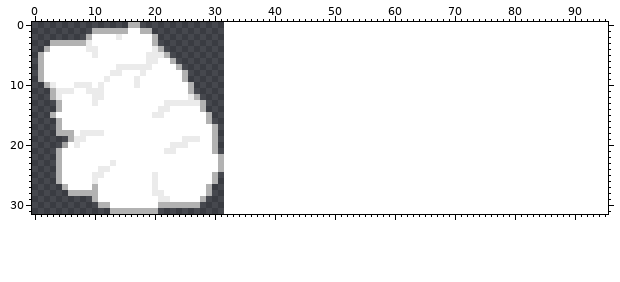
One commit to this pixel-art file: entities/morph/cloud.ase. Above is the file before it was changed.
32x32 pixels, 1 frame. The old version is drawn lined up with the new one, on the new canvas.
And afterwards:
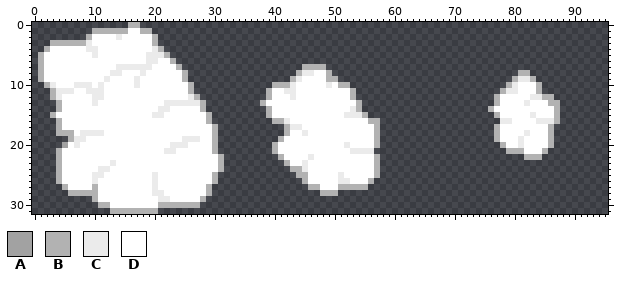
Palette (. is transparent): A #a2a2a2  B #b2b2b2  C #ebebeb  D #ffffff
Difference:
canvas 32x32 -> 96x32
y 7: x 45..48 .... -> BBBB
y 8: x 44..49 ...... -> BCCDDB; x 81..82 .. -> BB
y 9: x 43..50 ........ -> BCDDDDBB; x 80..83 .... -> BCCB
y 10: x 40..52 ............. -> BBBCDDDDDCDBB; x 79..84 ...... -> BCDDDB
y 11: x 39..53 ............... -> BDDCCDDDDDDDDDB; x 78..84 ....... -> BCCDDDB
y 12: x 39..53 ............... -> BDDDCDDDDDDDDDB; x 77..86 .......... -> BDDDDDCCBB
y 13: x 38..54 ................. -> BDDDDDDDDDDDDDDDB; x 77..87 ........... -> BDDDDCDDDBB
y 14: x 39..54 ................ -> BDDDDDDDDDDDDDCB; x 76..87 ............ -> BDDDDDDDDDDB
y 15: x 39..55 ................. -> BDDDDDDDDDDDDCCCB; x 77..87 ........... -> BDDDDDCDDDB
y 16: x 40..57 .................. -> BBCDDDDDDDDDDDDDBB; x 78..87 .......... -> CCDDDDCCCB
y 17: x 42..57 ................ -> BCCDDDDDDDDDDDDB; x 77..86 .......... -> BDDDDDDDDB
y 18: x 42..57 ................ -> BDDCDDDDDDDDDDDB; x 77..86 .......... -> BDDDDCDDDB
y 19: x 41..57 ................. -> BDDDDDDDDDDDDDDDB; x 77..86 .......... -> BDDDCDDDDB
y 20: x 40..57 .................. -> BDDDDDDDDDDDCDDDDB; x 78..86 ......... -> BDDCDDDDB
y 21: x 40..56 ................. -> BDDDDDDDDDDDDCCCC; x 79..85 ....... -> BBBDDDB
y 22: x 41..57 ................. -> BDDDDCDDDDDDDDDDB; x 82..84 ... -> BBB
y 23: x 42..57 ................ -> BDDCDDDDDDDDDDDB
y 24: x 43..57 ............... -> BBCDDDDDDDDDDDB
y 25: x 44..57 .............. -> BBDDDDDCDDDDDB
y 26: x 45..56 ............ -> BDDDDDCCDDDB
y 27: x 46..55 .......... -> BBDDDBBBBB
y 28: x 48..50 ... -> BBB
